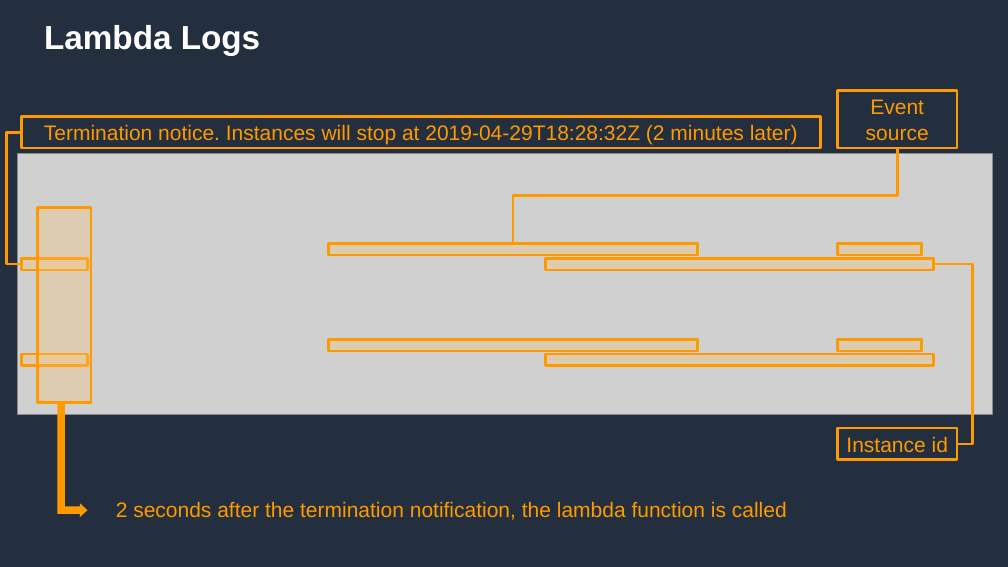
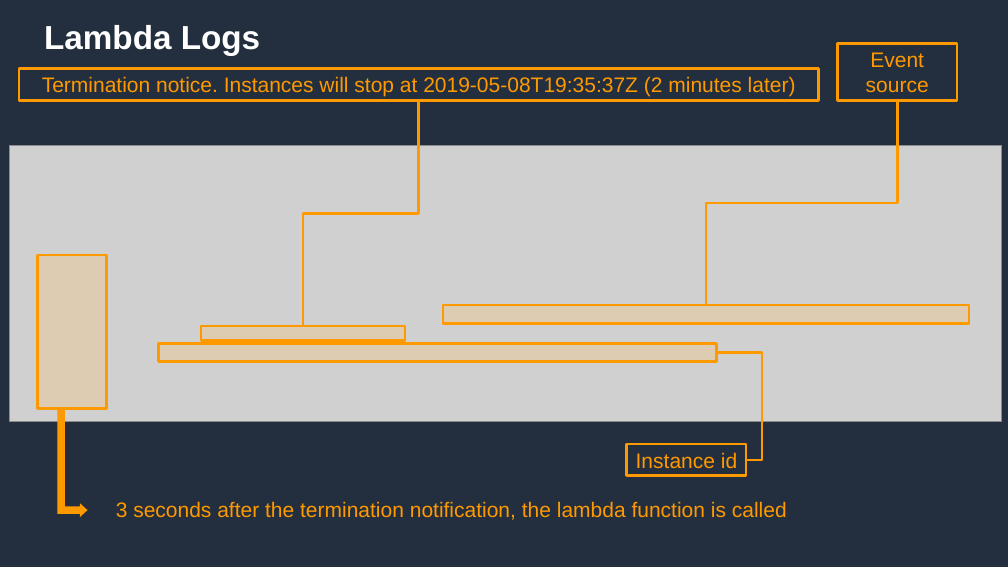
Before and after one commit to marcosortiz/aws-spot-interruption, a slide deck: slide 4 of docs/diagrams.pptx. Drawn at 1008x567 pixels with LibreOffice and Linux fonts; fonts in the diff are those of the drawing; grey boxes stand for pictures. Boxes give left, top, right and bottom in pixels: in the first picture for what was removed or moved away, otherwise in the second. Text is boxed around its words. In the diff, an @@ line names an element or a change of style, - is before the commit and + after.

```diff
--- a/docs/diagrams.pptx
+++ b/docs/diagrams.pptx
@@ rectangle "Event source": place and size @@
-rectangle "Event source" at box(837, 91, 956, 148)
+rectangle "Event source" at box(837, 43, 956, 101)
@@ rectangle "Termination notice. Instances will stop ...": place and size @@
-rectangle "Termination notice. Instances will stop ..." at box(21, 117, 821, 148)
+rectangle "Termination notice. Instances will stop ..." at box(19, 69, 818, 100)
@@ text in rectangle at box(42, 76, 796, 97): text changed @@
-Termination notice. Instances will stop at 2019-04-29T18:28:32Z (2 minutes later)
+Termination notice. Instances will stop at 2019-05-08T19:35:37Z (2 minutes later)
@@ elbow line moved from (22, 264) - (21, 132) to (303, 326) - (419, 100) @@
@@ elbow line moved from (513, 243) - (897, 148) to (706, 305) - (897, 101) @@
@@ picture: place and size @@
-picture at box(18, 153, 993, 414)
+picture at box(9, 146, 1002, 422)
@@ rectangle: place and size @@
-rectangle at box(38, 207, 91, 402)
+rectangle at box(38, 255, 106, 408)
@@ rectangle removed at box(837, 243, 921, 255) @@
@@ rectangle: place and size @@
-rectangle at box(21, 258, 88, 270)
+rectangle at box(201, 326, 405, 340)
@@ rectangle: place and size @@
-rectangle at box(328, 243, 697, 255)
+rectangle at box(443, 305, 969, 323)
@@ rectangle removed at box(21, 354, 88, 366) @@
@@ rectangle: place and size @@
-rectangle at box(546, 258, 934, 270)
+rectangle at box(158, 343, 716, 362)
@@ rectangle removed at box(328, 339, 697, 351) @@
@@ rectangle removed at box(546, 354, 934, 366) @@
@@ elbow line moved from (934, 264) - (957, 444) to (716, 353) - (746, 460) @@
@@ rectangle removed at box(837, 339, 921, 351) @@
@@ bent up arrow: place and size @@
-bent up arrow at box(57, 403, 88, 517)
+bent up arrow at box(58, 408, 88, 517)
@@ rectangle "Instance id": place and size @@
-rectangle "Instance id" at box(837, 428, 956, 459)
+rectangle "Instance id" at box(627, 444, 746, 476)
@@ text at box(116, 501, 787, 520): text changed @@
-2 seconds after the termination notification, the lambda function is called
+3 seconds after the termination notification, the lambda function is called
```
Also in this commit, not shown: 2 other slides changed, 1 slide added, 1 slide removed, 3 other files.
